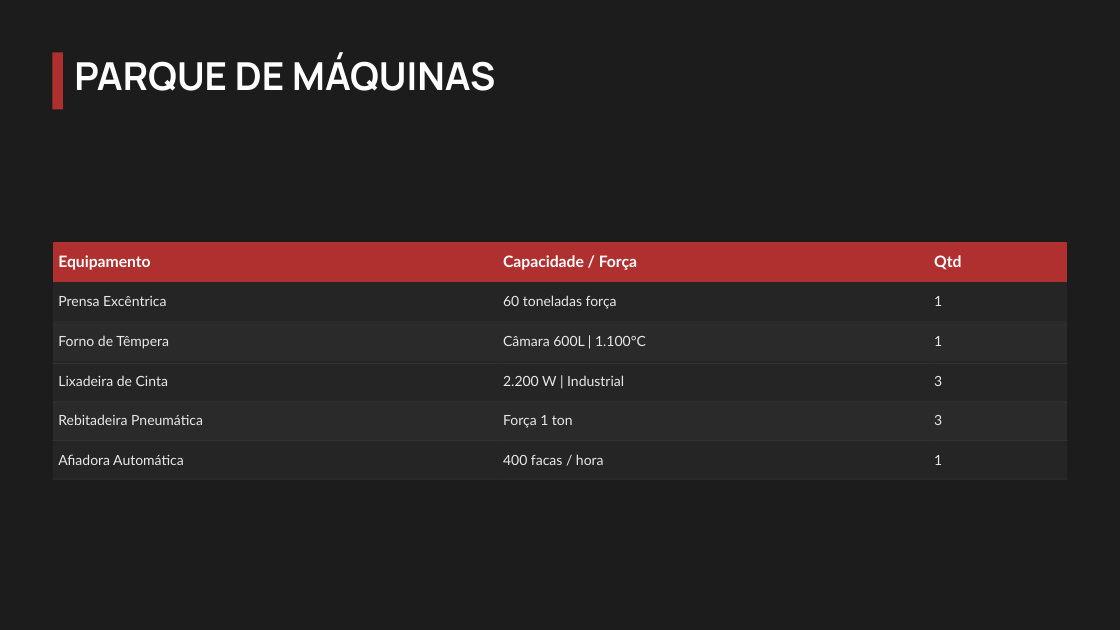
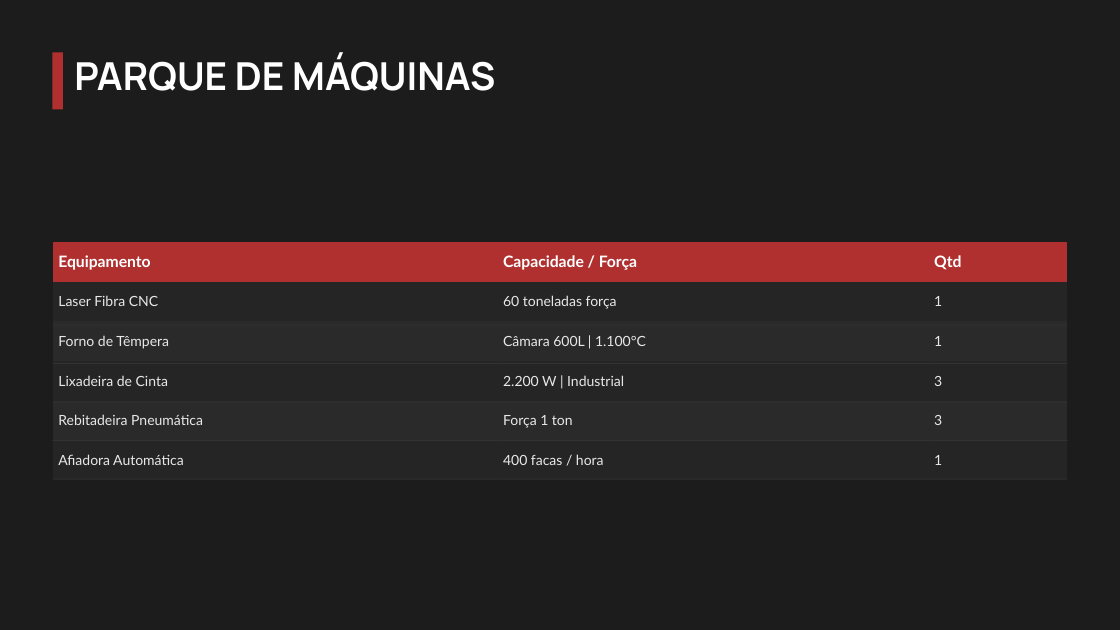
Before and after one commit to eidryan/arranjo, a slide deck: slide 24 of 01_apresentacao/apresentacao_final.pptx. Drawn at 1120x630 pixels with LibreOffice and Linux fonts; fonts in the diff are those of the drawing; background and template pictures are left out. Boxes give left, top, right and bottom in pixels: in the first picture for what was removed or moved away, otherwise in the second. Text is boxed around its words. In the diff, an @@ line names an element or a change of style, - is before the commit and + after.

```diff
--- a/01_apresentacao/apresentacao_final.pptx
+++ b/01_apresentacao/apresentacao_final.pptx
@@ table at [52, 242, 1067, 518] @@
-row 2, column 1: Prensa Excêntrica
+row 2, column 1: Laser Fibra CNC
```
Also in this commit, not shown: 9 other slides changed, 1 other file.
